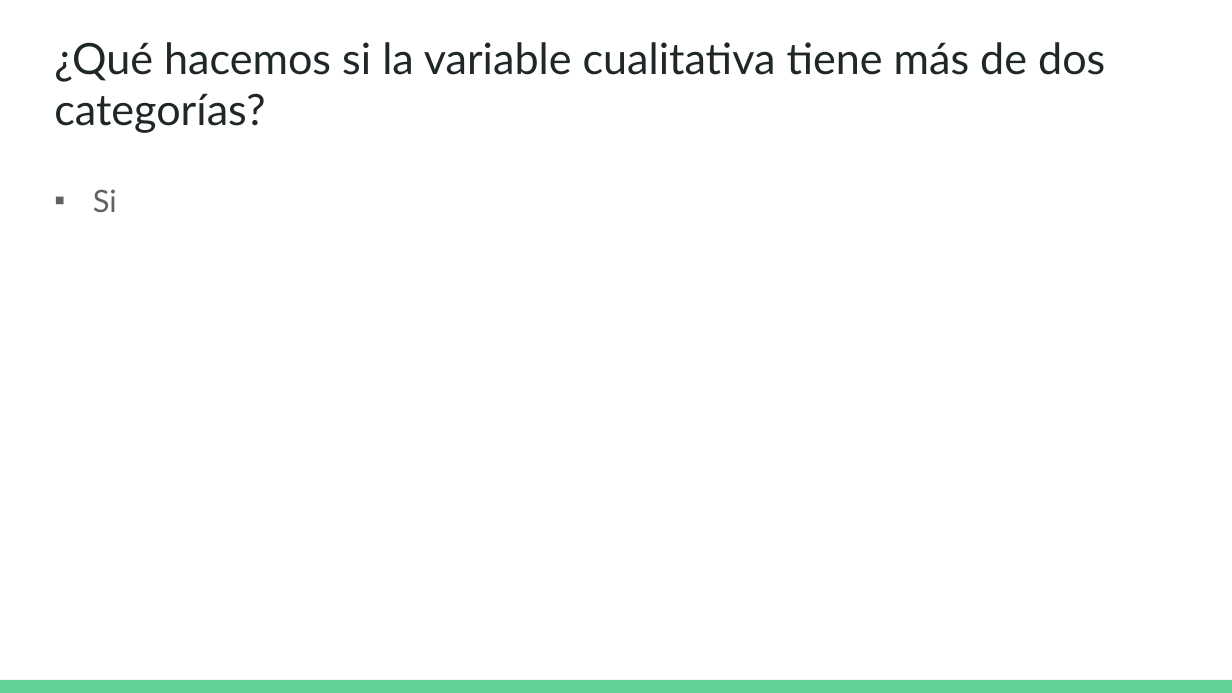
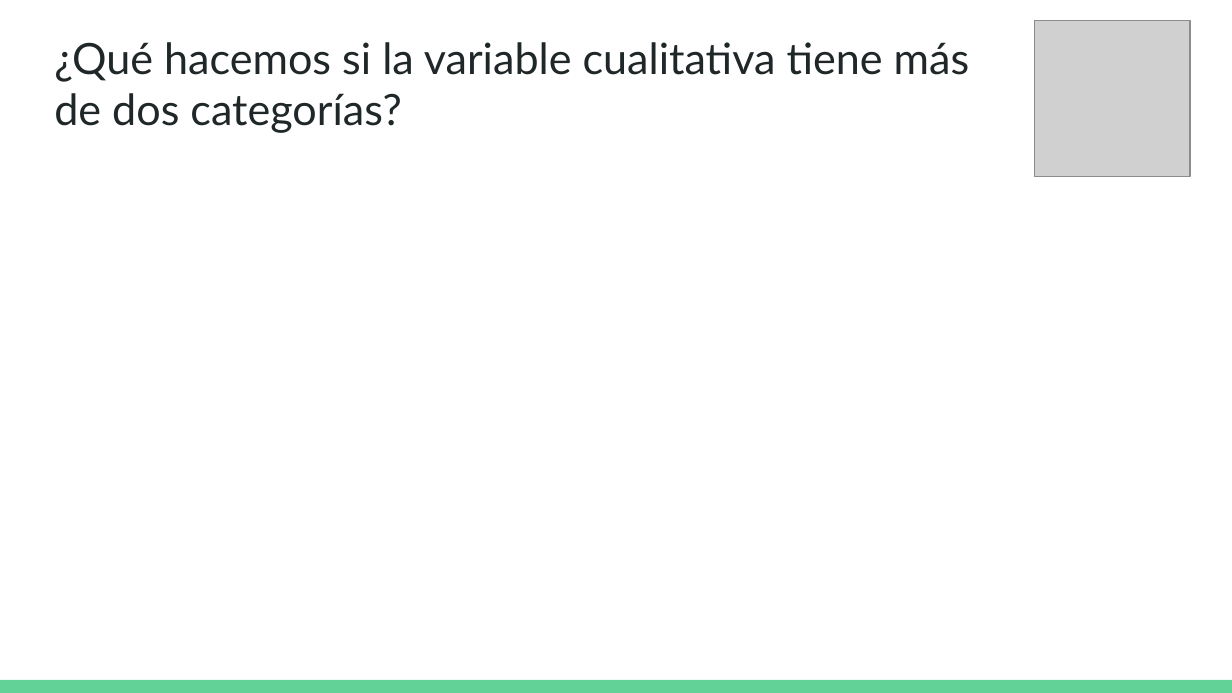
Before and after one commit to DCSCyHD/2023_modulo_3, a slide deck: slide 16 of clase3/teorica_3.pptx (slide 15 before the commit). Drawn at 1232x693 pixels with LibreOffice and Linux fonts; fonts in the diff are those of the drawing; grey boxes stand for pictures. Boxes give left, top, right and bottom in pixels: in the first picture for what was removed or moved away, otherwise in the second. Text is boxed around its words. In the diff, an @@ line names an element or a change of style, - is before the commit and + after.

```diff
--- a/clase3/teorica_3.pptx
+++ b/clase3/teorica_3.pptx
@@ title "¿Qué hacemos si la variable ..." rewrapped from (54, 42, 1105, 82) to (54, 42, 970, 133) @@
@@ picture added at (1034, 21, 1189, 176) @@
@@ text removed at (93, 189, 117, 212) @@
-▪ Si
```
Also in this commit, not shown: 4 other slides changed, 5 slides added, 7 slides removed, 1 other file.
